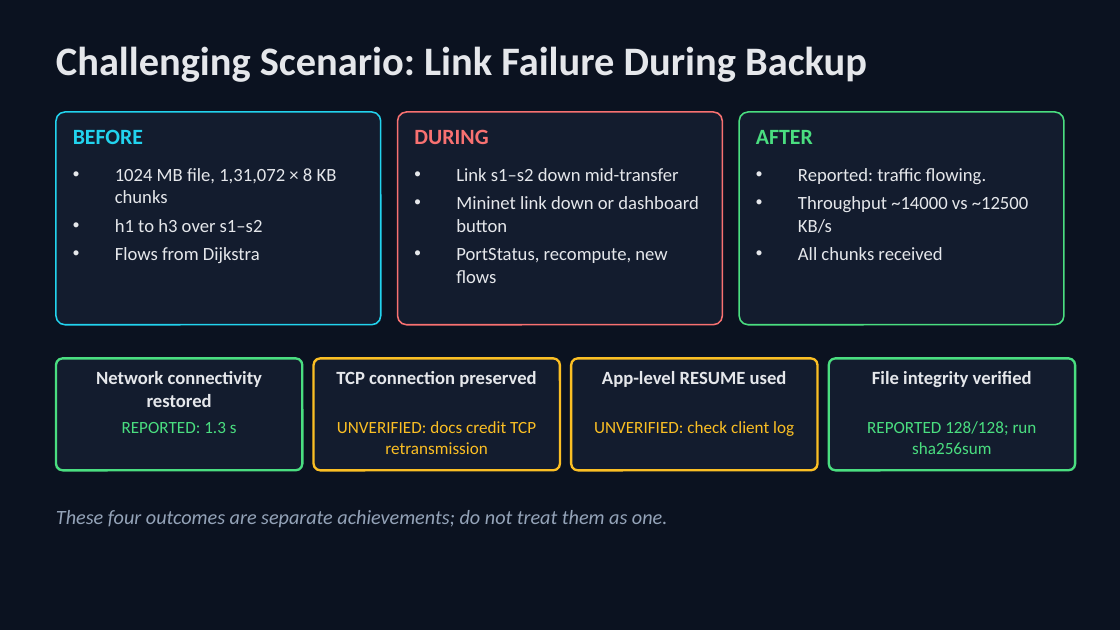
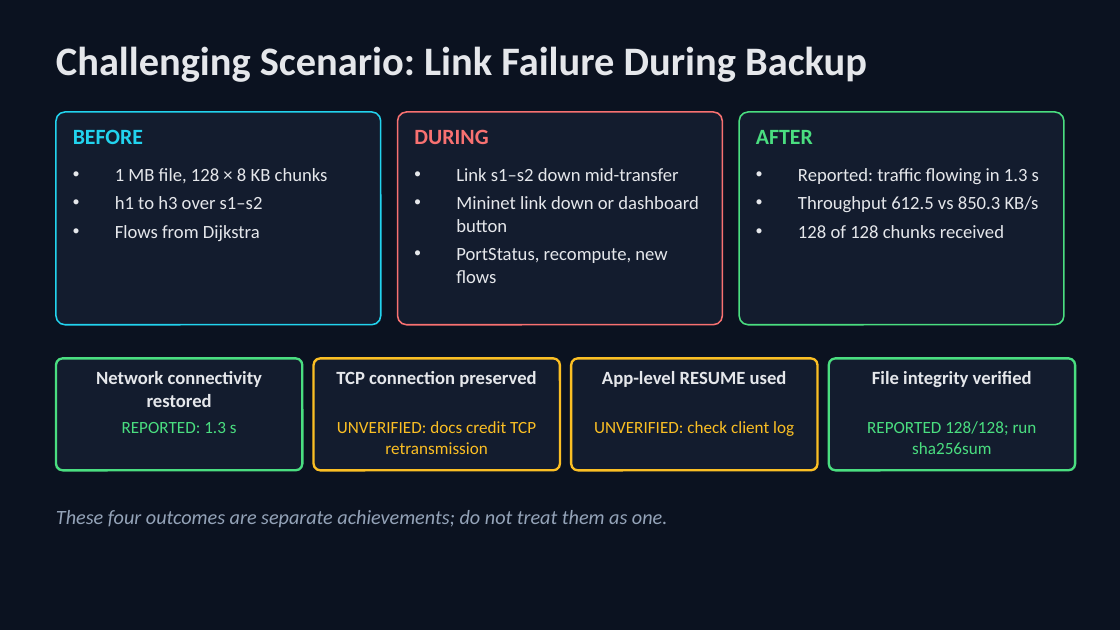
Before and after one commit to acrticsludge/CN-Mini, a slide deck: slide 11 of cn_d1_ppt_final.pptx. Drawn at 1120x630 pixels with LibreOffice and Linux fonts; fonts in the diff are those of the drawing. Boxes give left, top, right and bottom in pixels: in the first picture for what was removed or moved away, otherwise in the second. Text is boxed around its words. In the diff, an @@ line names an element or a change of style, - is before the commit and + after.

```diff
--- a/cn_d1_ppt_final.pptx
+++ b/cn_d1_ppt_final.pptx
@@ text at [115, 168, 328, 183]: text changed @@
-• 1024 MB file, 1,31,072 × 8 KB chunks
+• 1 MB file, 128 × 8 KB chunks
@@ text at [798, 168, 1039, 238]: text changed @@
-• Reported: traffic flowing.
-• Throughput ~14000 vs ~12500 KB/s
-• All chunks received
+• Reported: traffic flowing in 1.3 s
+• Throughput 612.5 vs 850.3 KB/s
+• 128 of 128 chunks received
```
Also in this commit, not shown: 1 other slide changed.
